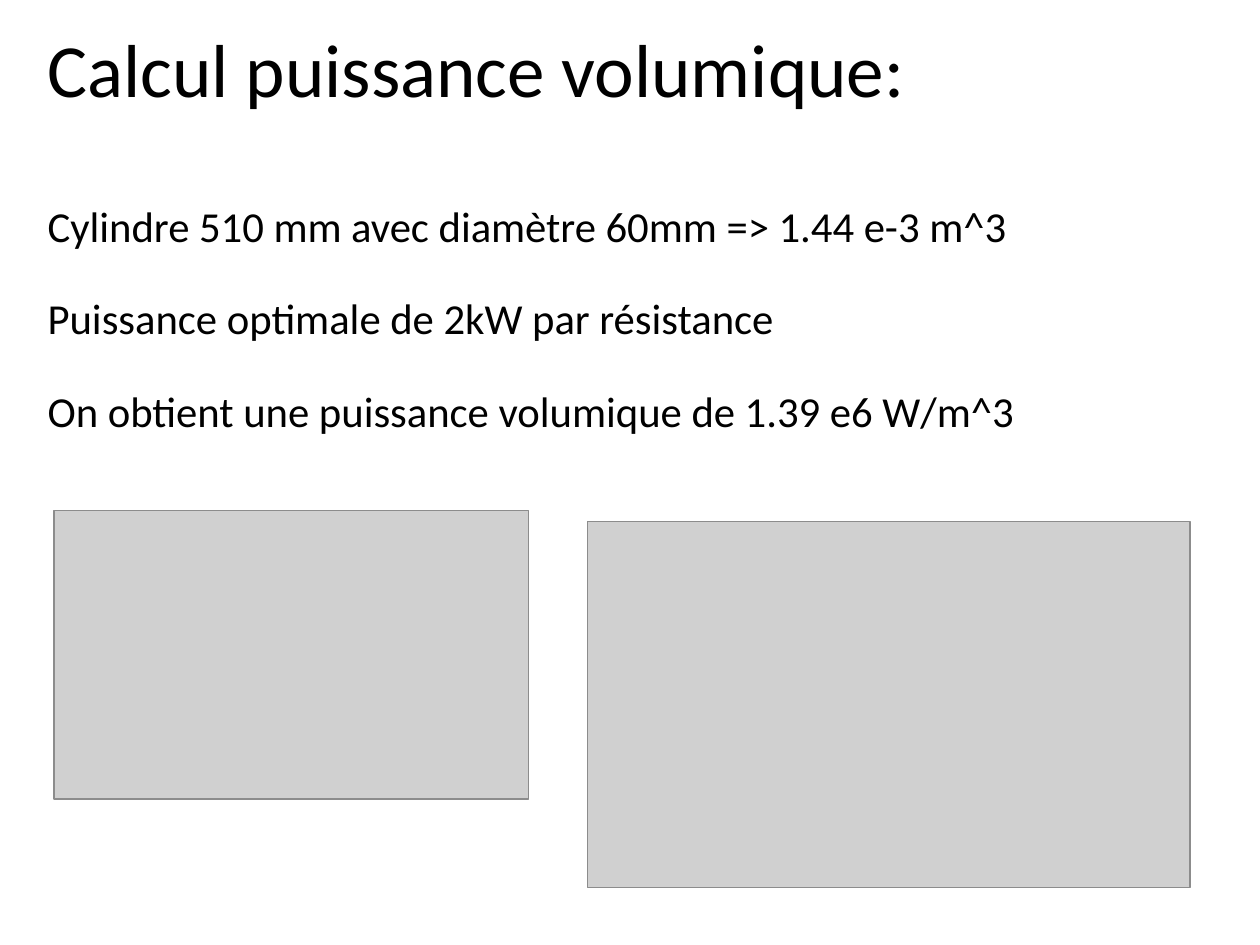
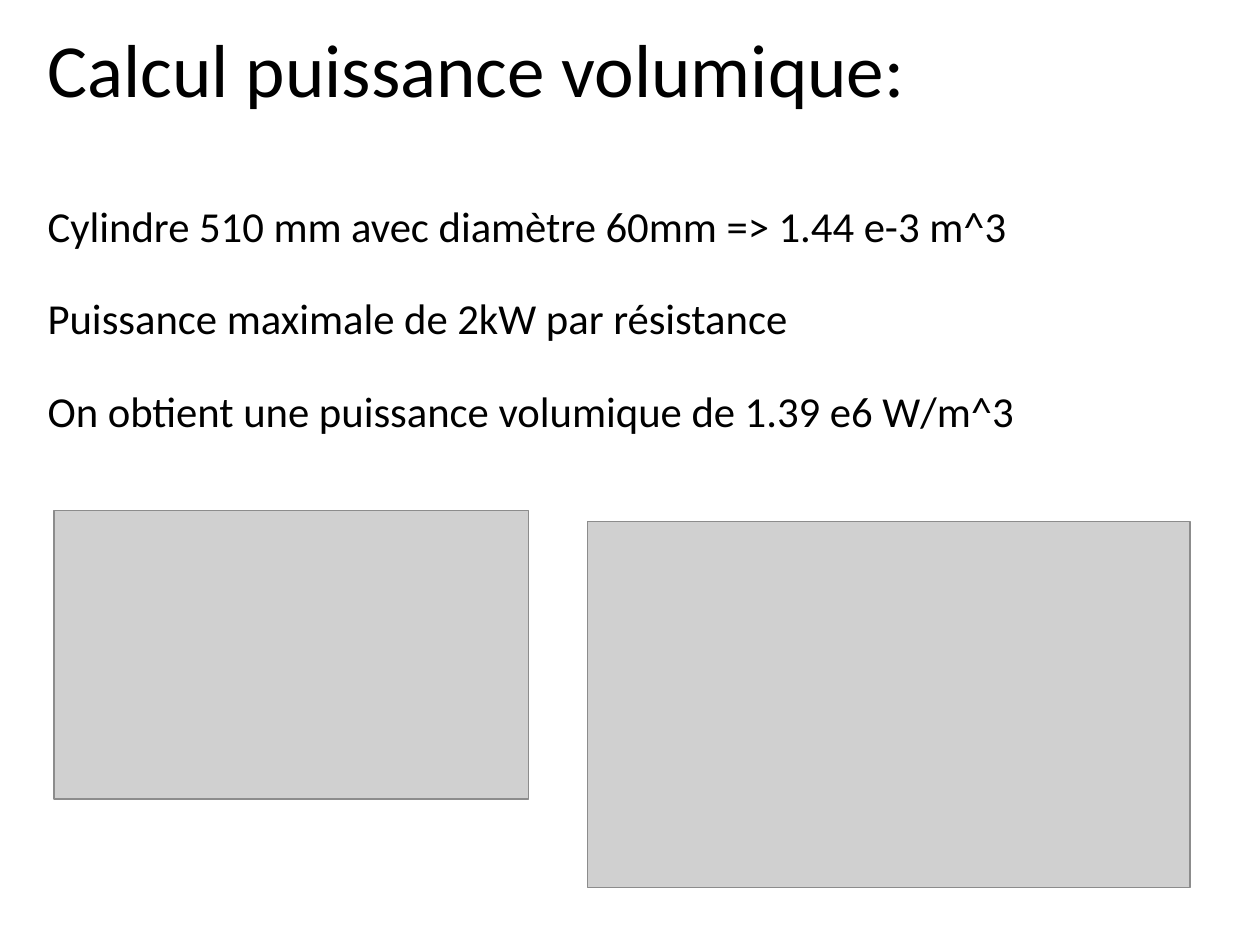
Before and after one commit to EOSCogniton/Bench01-EPSA, a slide deck: slide 4 of 01-Maquettes Primitives/refroidissement_res/Evaluation refroidissement banc BASTIE.pptx. Drawn at 1260x945 pixels with LibreOffice and Linux fonts; fonts in the diff are those of the drawing; grey boxes stand for pictures. Boxes give left, top, right and bottom in pixels: in the first picture for what was removed or moved away, otherwise in the second. Text is boxed around its words. In the diff, an @@ line names an element or a change of style, - is before the commit and + after.

```diff
--- a/01-Maquettes Primitives/refroidissement_res/Evaluation refroidissement banc BASTIE.pptx
+++ b/01-Maquettes Primitives/refroidissement_res/Evaluation refroidissement banc BASTIE.pptx
@@ text at bbox=[48, 304, 787, 341]: text changed @@
-Puissance optimale de 2kW par résistance
+Puissance maximale de 2kW par résistance
```
Also in this commit, not shown: 3 other slides changed, 1 slide added, 1 slide removed.
